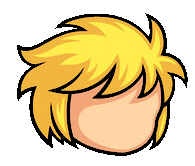
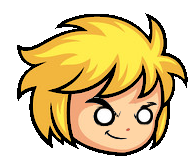
Comparing the layer stacks of the two 195 × 166 images. Changes:
added layer "Pasted Layer #6" above "Pasted Layer #9" over left=93, top=98, right=158, bottom=140
added layer "Pasted Layer #9" above "Pasted Layer #8" over left=84, top=97, right=157, bottom=140
